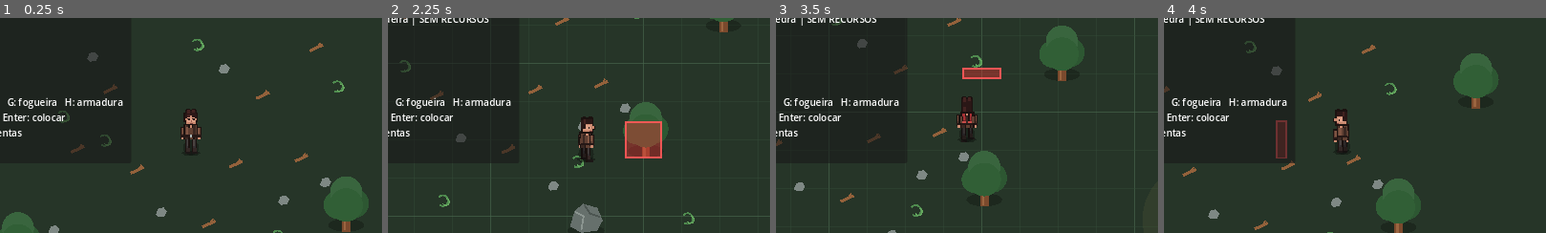
Above: before the commit, frames 1-4 (left to right).
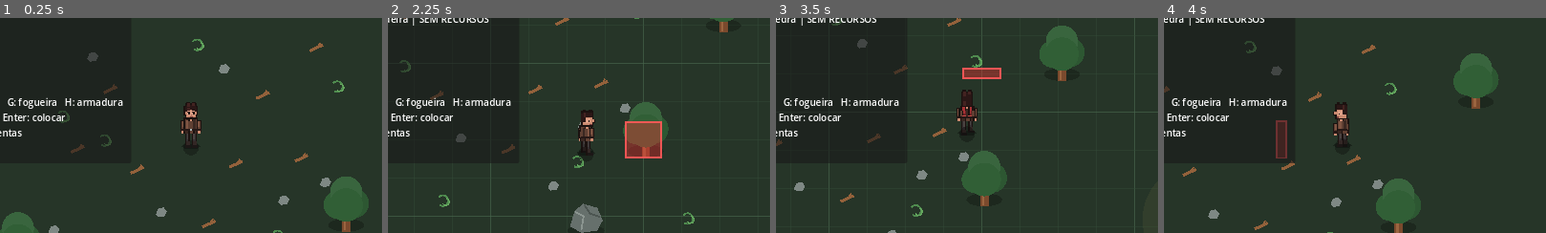
Above: after the commit, the same moments.

Repository: janduyankiingles-ops/Fantasy-Sandbox
Game: Godot game, scene res://scenes/main.tscn
Same seed, same stepped clock (60 frames per second), same inputs: the game is played once before the commit and once after it.
Inputs:
- Up to frame 1 (0.25 s): no input
- Up to frame 2 (2.25 s): tap Enter at 0.5 s; hold D 0.53-1.28 s; tap I at 0.6 s; tap Space at 0.77, 1.52 s; hold S 1.28-2.03 s; tap C at 1.35 s; hold D from 2.03 s (still down); tap B at 2.1 s
- Up to frame 3 (3.5 s): release D at 2.78 s; hold W from 2.78 s (still down); tap Q at 2.85 s; tap Space at 3.02 s
- Up to frame 4 (4 s): release W at 3.53 s; hold A from 3.53 s (still down); tap R at 3.6 s; tap Space at 3.77 s
The pictures show only the part of the screen within x 25-75%, y 22-72%; the shares and areas given below are measured in that part.

The runs differ from the first frame. In frame 1, 0.6% of the frame differs, in the area x 47-53%, y 39-64%; in frame 2, 0.6%; in frame 3, 0.6%; in frame 4, 0.5%.

Commit message:
v0.0.21: align modular player feet to collision

Diff:
--- a/scenes/player.tscn
+++ b/scenes/player.tscn
@@ -12,7 +12,7 @@
 script = ExtResource("1")
 
 [node name="Visual" type="Node2D" parent="."]
-position = Vector2(0, -2)
+position = Vector2(0, -13)
 script = ExtResource("2_visual")
 
 [node name="Shadow" type="Node2D" parent="Visual"]
